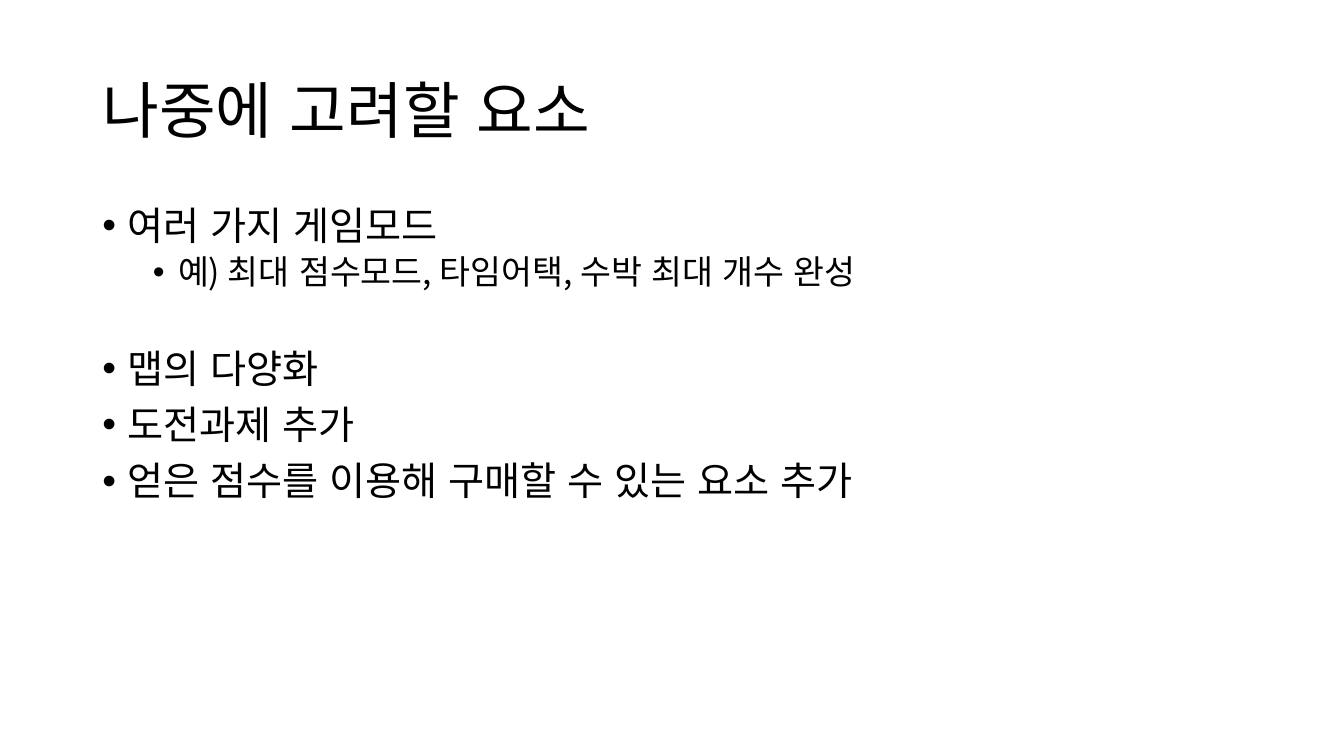
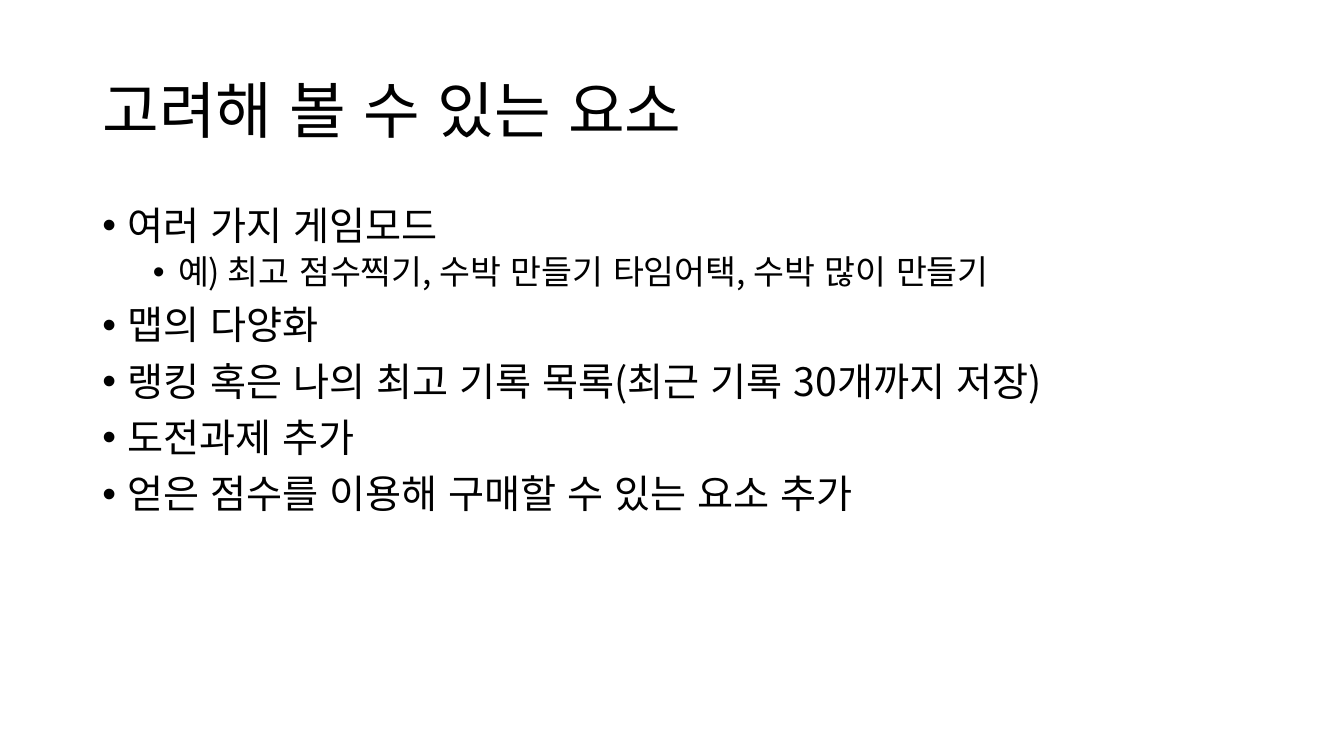
Before and after one commit to AniWhY0909/SSC_WM_Project, a slide deck: slide 10 of Documents/Suika.Watermelon/기획서(박정우).pptx (slide 9 before the commit). Drawn at 1344x756 pixels with LibreOffice and Linux fonts; fonts in the diff are those of the drawing. Boxes give left, top, right and bottom in pixels: in the first picture for what was removed or moved away, otherwise in the second. Text is boxed around its words. In the diff, an @@ line names an element or a change of style, - is before the commit and + after.

```diff
--- a/Documents/Suika.Watermelon/기획서(박정우).pptx
+++ b/Documents/Suika.Watermelon/기획서(박정우).pptx
@@ title at [102,82,681,138]: text changed @@
-나중에 고려할 요소
+고려해 볼 수 있는 요소
@@ text at [178,256,989,291]: text changed @@
-  • 예) 최대 점수모드, 타임어택, 수박 최대 개수 완성
+  • 예) 최고 점수찍기, 수박 만들기 타임어택, 수박 많이 만들기
@@ text at [128,363,1041,404]: paragraph added @@
+• 랭킹 혹은 나의 최고 기록 목록(최근 기록 30개까지 저장)
```
Also in this commit, not shown: 6 other slides changed, 2 slides added, 1 slide removed.
